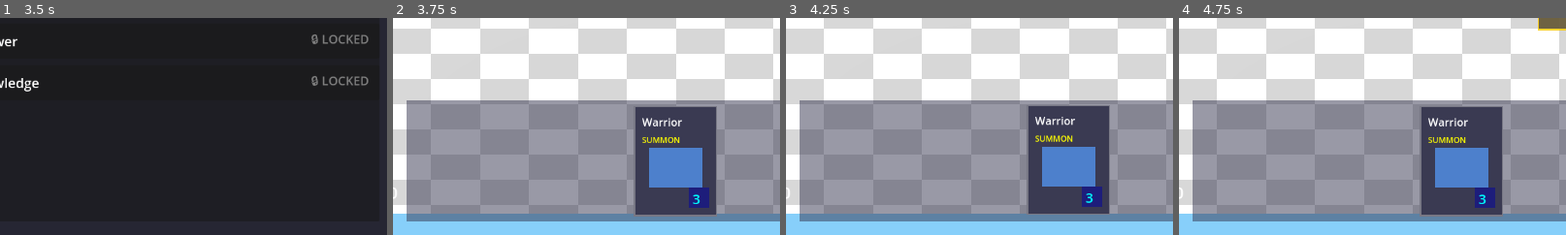
Above: before the commit, frames 1-4 (left to right).
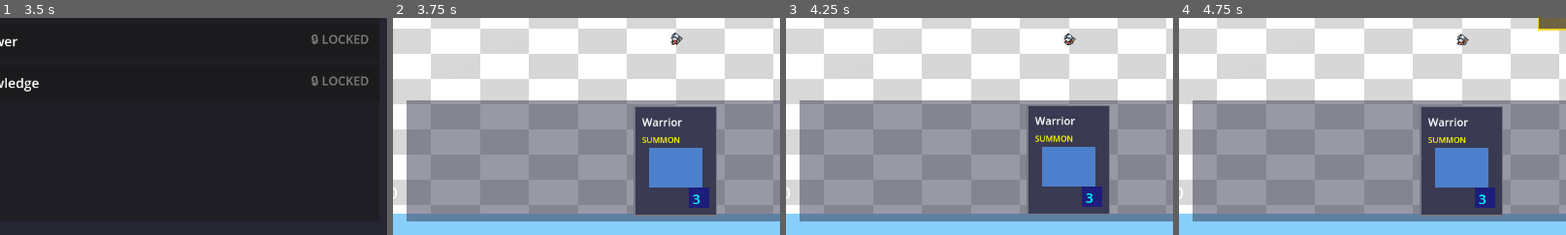
Above: after the commit, the same moments.

Repository: amari-charles/project-summoner
Game: Godot game, scene res://scenes/ui/main_menu.tscn
The game is run twice, just before and just after one commit, with the same random seed, the same clock (stepped at 60 frames per second) and the same inputs.
Inputs (mouse positions are % of the whole screen's width and height, from its top left):
- Up to frame 1 (3.5 s): click "PLAY" at 0.5 s; click "SELECT" at 1.25 s; click "CHOOSE WARRIOR" at 2 s; click (32, 26) at 2.75 s
- Up to frame 2 (3.75 s): click "START BATTLE" at 3.5 s
- Up to frame 3 (4.25 s): no input
- Up to frame 4 (4.75 s): tap Enter at 4.25 s; drag from (50, 83) to (60, 28) at 4.27 s
The pictures show only the part of the screen within x 14-63%, y 50-100%; the shares and areas given below are measured in that part.

Frame 1 is identical in both runs. In frame 2, 0.1% of the frame differs, in the area x 71-75%, y 6-13%; in frame 3, 0.1%; in frame 4, 0.1%.

Commit message:
Remove debug statements and cleanup before merge
- Remove all debug print statements from scripted_ai.gd
- Remove all debug print statements from game_controller_3d.gd
- Remove unused _on_game_ended() function
- Fix AIController type signature to accept Node instead of Summoner
- Update bugs.md with resolved issues and new enhancement task

All code quality issues from PR review have been addressed.

Generated with [Claude Code](https://claude.com/claude-code)

Co-Authored-By: Claude <noreply@anthropic.com>

Diff:
--- a/scripts/ai/ai_controller.gd
+++ b/scripts/ai/ai_controller.gd
@@ -4,8 +4,8 @@
 ## Abstract base class for all AI implementations
 ## Subclasses implement specific AI strategies (heuristic, scripted, RL, etc.)
 
-## Reference to the summoner this AI controls
-var summoner: Summoner
+## Reference to the summoner this AI controls (can be Summoner or Summoner3D)
+var summoner: Node
 
 ## Called when the battle starts
 func on_battle_start() -> void:
--- a/scripts/ai/scripted_ai.gd
+++ b/scripts/ai/scripted_ai.gd
@@ -16,7 +16,10 @@
 		summoner = get_parent() as Summoner
 
 func _process(delta: float) -> void:
-	if not is_active or script_index >= spawn_script.size():
+	if not is_active:
+		return
+
+	if script_index >= spawn_script.size():
 		return
 
 	time_since_start += delta
@@ -42,7 +45,6 @@
 	spawn_script = script_data.duplicate(true)
 	script_index = 0
 	time_since_start = 0.0
-	print("ScriptedAI: Loaded script with %d events" % spawn_script.size())
 
 ## Execute a single spawn event from the script
 func _execute_spawn_event(event: Dictionary) -> void:
@@ -68,7 +70,6 @@
 		summoner.play_card_3d(card_index, pos_3d)
 	else:
 		summoner.play_card(card_index, position)
-	print("ScriptedAI: Executed spawn - %s at %s" % [card_name, position])
 
 ## Find card in hand by catalog ID or card name
 func _find_card_by_name(card_name: String) -> int:
--- a/scripts/core/game_controller_3d.gd
+++ b/scripts/core/game_controller_3d.gd
@@ -158,11 +158,6 @@
 	if time_label:
 		time_label.text = get_time_string()
 
-func _on_game_ended(winner: Unit3D.Team) -> void:
-	# GameOverLabel no longer used in campaign mode
-	# Campaign battles transition directly to reward/campaign screen
-	pass
-
 func _on_base_damaged(_base, _damage: float) -> void:
 	_update_hp_labels()
 
@@ -195,7 +190,7 @@
 	if current_battle_id == "":
 		return
 
-	var campaign = get_node_or_null("/root/CampaignService")
+	var campaign = get_node_or_null("/root/Campaign")
 	if not campaign:
 		return
 
@@ -213,3 +208,5 @@
 	var ai = AILoader.create_ai_for_battle(battle_config, enemy_summoner)
 	if ai:
 		enemy_summoner.add_child(ai)
+	else:
+		push_error("GameController3D: Failed to create AI!")
Not shown, changed: docs/bugs.md
